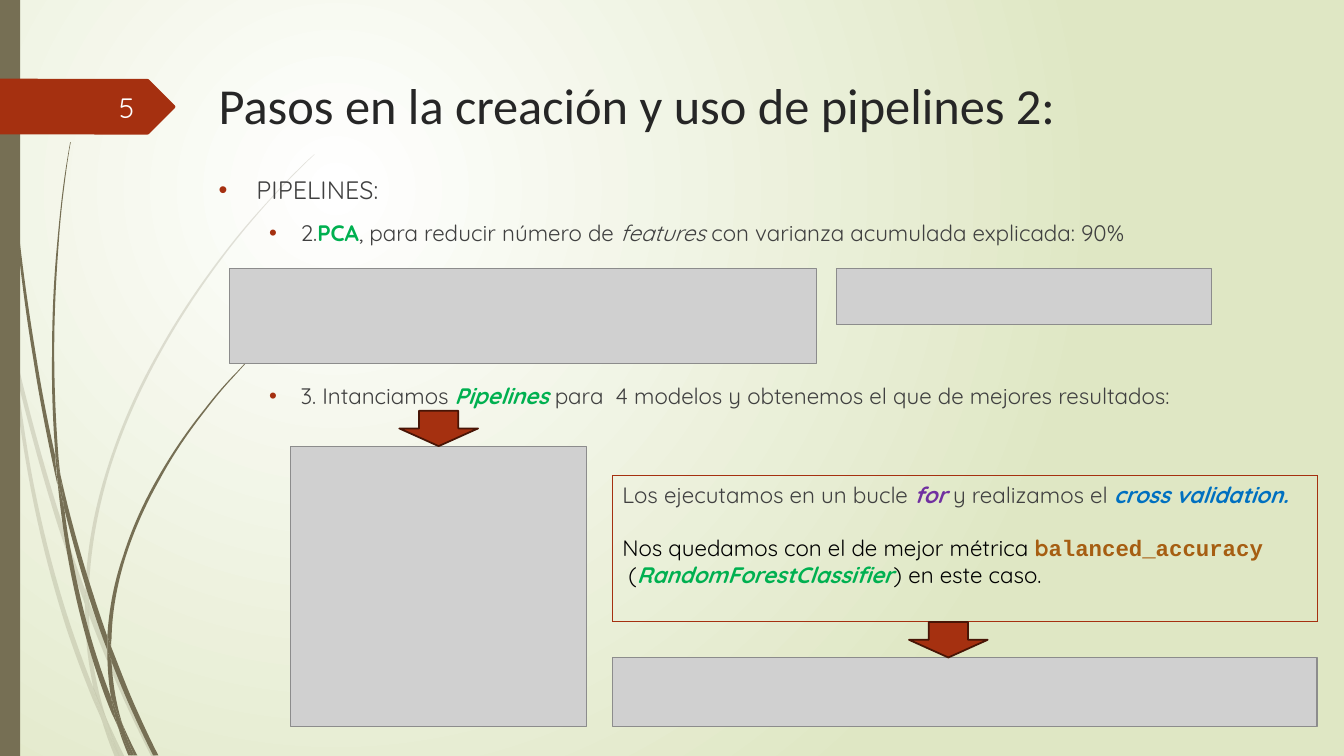
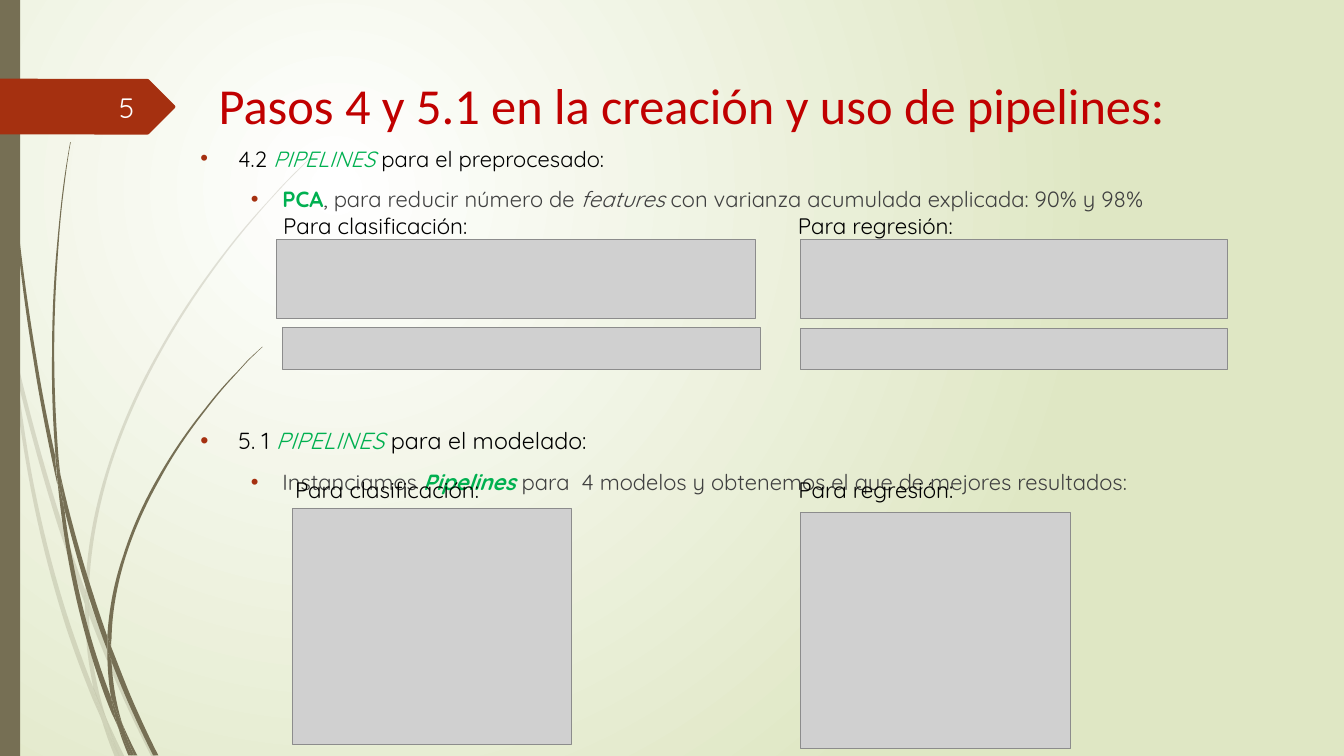
Before and after one commit to somm14/Pipelines_practica, a slide deck: slide 5 of Presentación_PIPELINES.pptx. Drawn at 1344x756 pixels with LibreOffice and Linux fonts; fonts in the diff are those of the drawing; grey boxes stand for pictures. Boxes give left, top, right and bottom in pixels: in the first picture for what was removed or moved away, otherwise in the second. Text is boxed around its words. In the diff, an @@ line names an element or a change of style, - is before the commit and + after.

```diff
--- a/Presentación_PIPELINES.pptx
+++ b/Presentación_PIPELINES.pptx
@@ text at (x1=219, y1=89, x2=1164, y2=132): text changed; text colour #262626 to #C00000 @@
-Pasos en la creación y uso de pipelines 2:
+Pasos 4 y 5.1 en la creación y uso de pipelines:
@@ text at (x1=238, y1=151, x2=1143, y2=497): text changed; size 16 to 15.7 pt @@
-• PIPELINES:
-  • 2.PCA, para reducir número de features con varianza acumulada explicada: 90%
-  • 3. Intanciamos Pipelines para 4 modelos y obtenemos el que de mejores resultados:
+• 4.2 PIPELINES para el preprocesado:
+  • PCA, para reducir número de features con varianza acumulada explicada: 90% y 98%
+• 5. 1 PIPELINES para el modelado:
+  • Instanciamos Pipelines para 4 modelos y obtenemos el que de mejores resultados:
@@ text added at (x1=283, y1=217, x2=468, y2=240), 16 pt, text #000000 @@
+Para clasificación:
@@ text added at (x1=798, y1=218, x2=952, y2=240), 16 pt, text #000000 @@
+Para regresión:
@@ picture resized from (x1=229, y1=268, x2=817, y2=364) to (x1=277, y1=240, x2=756, y2=319) @@
@@ picture added at (x1=801, y1=240, x2=1227, y2=319) @@
@@ picture resized from (x1=837, y1=268, x2=1212, y2=325) to (x1=282, y1=328, x2=761, y2=369) @@
@@ picture added at (x1=801, y1=329, x2=1227, y2=370) @@
@@ down arrow removed at (x1=399, y1=411, x2=478, y2=447) @@
@@ text added at (x1=391, y1=437, x2=953, y2=503), 16 pt, text #000000 @@
+Para regresión:
@@ text added at (x1=295, y1=475, x2=480, y2=499), 16 pt, text #000000 @@
+Para clasificación:
@@ rectangle removed at (x1=613, y1=476, x2=1318, y2=622) @@
-Los ejecutamos en un bucle for y realizamos el cross validation.
-Nos quedamos con el de mejor métrica balanced_accuracy
-(RandomForestClassifier) en este caso.
@@ picture resized from (x1=290, y1=447, x2=587, y2=727) to (x1=292, y1=508, x2=572, y2=745) @@
@@ picture added at (x1=801, y1=512, x2=1071, y2=749) @@
@@ down arrow removed at (x1=909, y1=622, x2=988, y2=657) @@
@@ picture removed at (x1=613, y1=657, x2=1318, y2=727) @@
```
Also in this commit, not shown: 5 other slides changed, 3 slides added, 1 slide removed.
